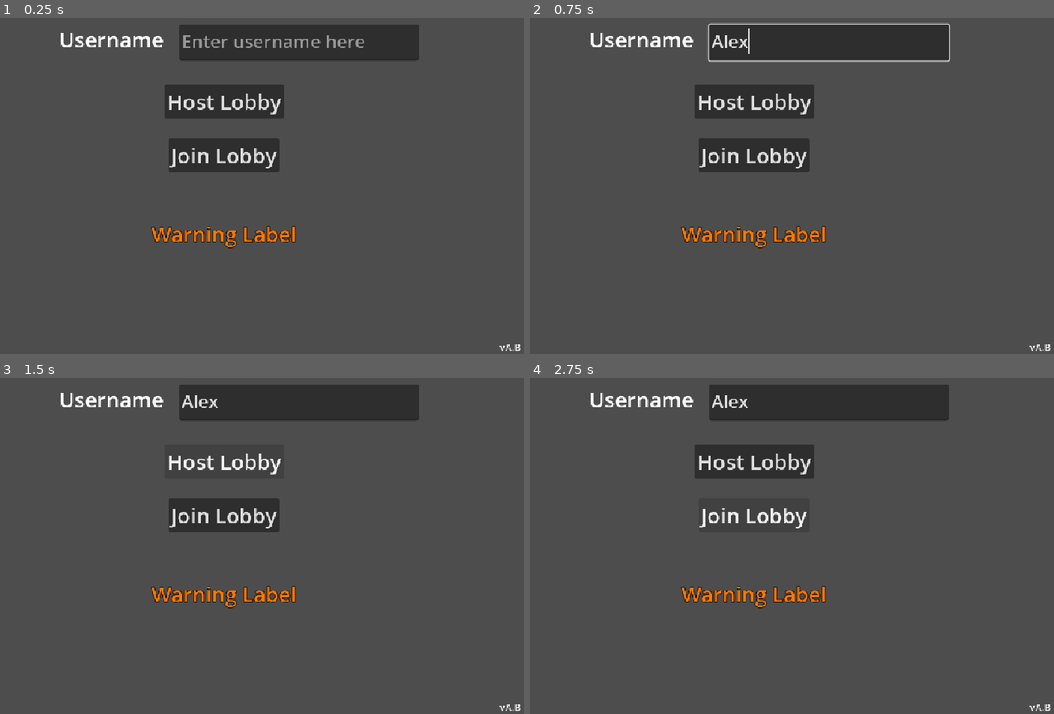
Above: before the commit, frames 1-4 (two rows, left to right).
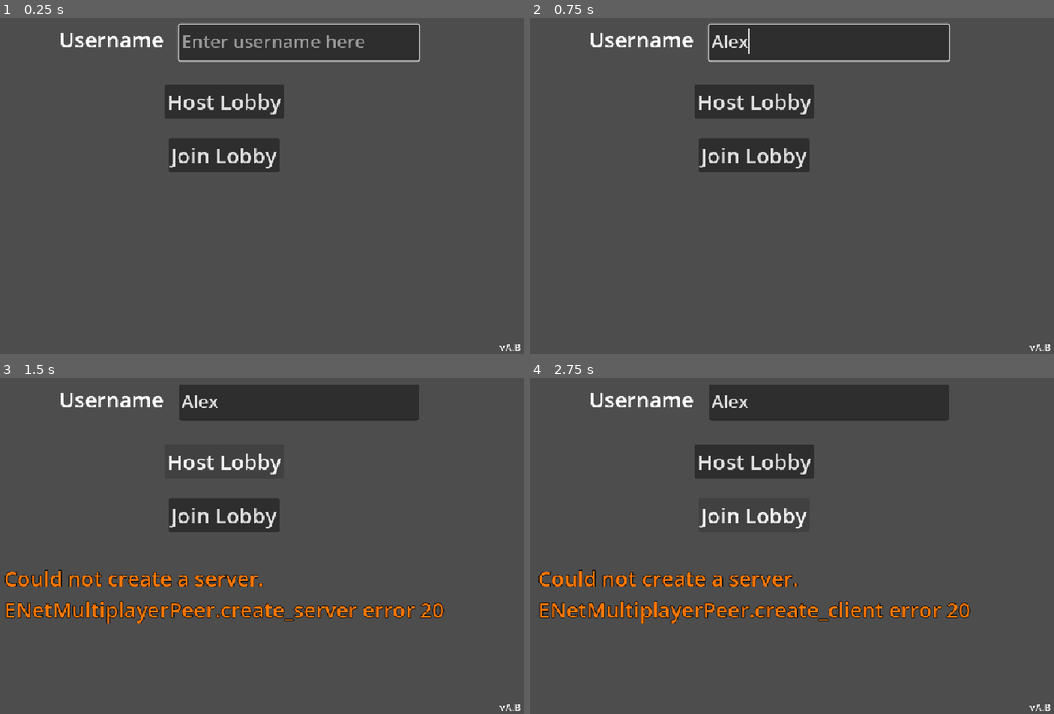
Above: after the commit, the same moments.

Repository: BilgiPasa/chat-app-in-godot
Game: Godot game, scene res://main_scene.tscn
The game is run twice, just before and just after one commit, with the same random seed, the same clock (stepped at 60 frames per second) and the same inputs.
Inputs (mouse positions are in pixels of both pictures, inside the frame that each line leads up to):
- Up to frame 1 (0.25 s): no input
- Up to frame 2 (0.75 s): click (828, 41) at 0.52 s; type "Alex" at 0.6 s
- Up to frame 3 (1.5 s): click "Host Lobby" at 1.25 s
- Up to frame 4 (2.75 s): click "Join Lobby" at 2 s

The runs differ from the first frame. In frame 1, 1.4% of the frame differs, in the area x 28-81%, y 1-69%; in frame 2, 0.7%; in frame 3, 3.8%; in frame 4, 3.9%, in the area x 1-85%, y 57-74%.

Commit message:
Add connection functionality, Adjust UI in ChatMenu

Diff:
--- a/main_scene.gd
+++ b/main_scene.gd
@@ -1 +1,78 @@
 extends Control
+
+@export var start_menu: Control
+@export var username_text_edit: TextEdit
+@export var host_button: Button
+@export var join_button: Button
+@export var warning_label: Label
+
+@export var chat_menu: Control
+@export var chat_text_edit: TextEdit
+@export var message_text_edit: TextEdit
+
+const PORT: int = 9999
+const USERNAME_ERROR_TEXT: String = "Please enter a username."
+
+var username: String
+
+func _ready() -> void:
+	multiplayer.connected_to_server.connect(made_connection)
+	process_mode = Node.PROCESS_MODE_ALWAYS
+	warning_label.hide()
+	chat_text_edit.editable = false
+	open_start_menu()
+
+func made_connection() -> void:
+	open_chat_menu()
+
+func open_start_menu() -> void:
+	start_menu.process_mode = Node.PROCESS_MODE_INHERIT
+	start_menu.show()
+	chat_menu.process_mode = Node.PROCESS_MODE_DISABLED
+	chat_menu.hide()
+	username_text_edit.grab_focus()
+
+func open_chat_menu() -> void:
+	start_menu.process_mode = Node.PROCESS_MODE_DISABLED
+	start_menu.hide()
+	chat_menu.process_mode = Node.PROCESS_MODE_INHERIT
+	chat_menu.show()
+	message_text_edit.grab_focus()
+
+func _on_host_button_pressed() -> void:
+	if username_text_edit.text == null || username_text_edit.text.is_empty():
+		warning_label.text = USERNAME_ERROR_TEXT
+		warning_label.show()
+	else:
+		username = username_text_edit.text
+		var peer = ENetMultiplayerPeer.new()
+		var error = peer.create_server(PORT)
+
+		if error:
+			warning_label.text = "Could not create a server.\nENetMultiplayerPeer.create_server error " + str(error)
+			warning_label.show()
+			return
+
+		multiplayer.multiplayer_peer = peer
+		open_chat_menu()
+
+func _on_join_button_pressed() -> void:
+	if username_text_edit.text == null || username_text_edit.text.is_empty():
+		warning_label.text = USERNAME_ERROR_TEXT
+		warning_label.show()
+	else:
+		username = username_text_edit.text
+		var peer = ENetMultiplayerPeer.new()
+		var error = peer.create_client("127.0.0.1", PORT)
+
+		if error:
+			warning_label.text = "Could not create a server.\nENetMultiplayerPeer.create_client error " + str(error)
+			warning_label.show()
+			return
+
+		multiplayer.multiplayer_peer = peer
+		warning_label.text = "Trying to connect to the server."
+		warning_label.show()
+
+func _on_send_button_pressed() -> void:
+	pass # Replace with function body.
--- a/main_scene.tscn
+++ b/main_scene.tscn
@@ -2,7 +2,7 @@
 
 [ext_resource type="Script" uid="uid://dieqc6fxr55eo" path="res://main_scene.gd" id="1_0f027"]
 
-[node name="MainScene" type="Control" unique_id=2032507651]
+[node name="MainScene" type="Control" unique_id=2032507651 node_paths=PackedStringArray("start_menu", "username_text_edit", "warning_label", "chat_menu", "chat_text_edit", "message_text_edit")]
 layout_mode = 3
 anchors_preset = 15
 anchor_right = 1.0
@@ -10,6 +10,12 @@
 grow_horizontal = 2
 grow_vertical = 2
 script = ExtResource("1_0f027")
+start_menu = NodePath("StartMenu")
+username_text_edit = NodePath("StartMenu/UsernameTextEdit")
+warning_label = NodePath("StartMenu/WarningLabel")
+chat_menu = NodePath("ChatMenu")
+chat_text_edit = NodePath("ChatMenu/ChatTextEdit")
+message_text_edit = NodePath("ChatMenu/MessageTextEdit")
 
 [node name="VersionLabel" type="Label" parent="." unique_id=1321091870]
 layout_mode = 1
@@ -137,6 +143,7 @@
 offset_bottom = 175.0
 grow_horizontal = 2
 grow_vertical = 2
+theme_override_font_sizes/font_size = 30
 
 [node name="MessageTextEdit" type="TextEdit" parent="ChatMenu" unique_id=846061342]
 layout_mode = 1
@@ -145,12 +152,13 @@
 anchor_top = 0.5
 anchor_right = 0.5
 anchor_bottom = 0.5
-offset_left = -4.0
-offset_top = -4.0
-offset_right = 4.0
-offset_bottom = 4.0
+offset_left = -300.0
+offset_top = 180.0
+offset_right = 200.0
+offset_bottom = 245.0
 grow_horizontal = 2
 grow_vertical = 2
+theme_override_font_sizes/font_size = 30
 
 [node name="SendButton" type="Button" parent="ChatMenu" unique_id=1961071675]
 layout_mode = 1
@@ -159,9 +167,15 @@
 anchor_top = 0.5
 anchor_right = 0.5
 anchor_bottom = 0.5
-offset_left = -4.0
-offset_top = -4.0
-offset_right = 4.0
-offset_bottom = 4.0
+offset_left = 205.0
+offset_top = 180.0
+offset_right = 300.0
+offset_bottom = 245.0
 grow_horizontal = 2
 grow_vertical = 2
+theme_override_font_sizes/font_size = 30
+text = "Send"
+
+[connection signal="pressed" from="StartMenu/HostButton" to="." method="_on_host_button_pressed"]
+[connection signal="pressed" from="StartMenu/JoinButton" to="." method="_on_join_button_pressed"]
+[connection signal="pressed" from="ChatMenu/SendButton" to="." method="_on_send_button_pressed"]
